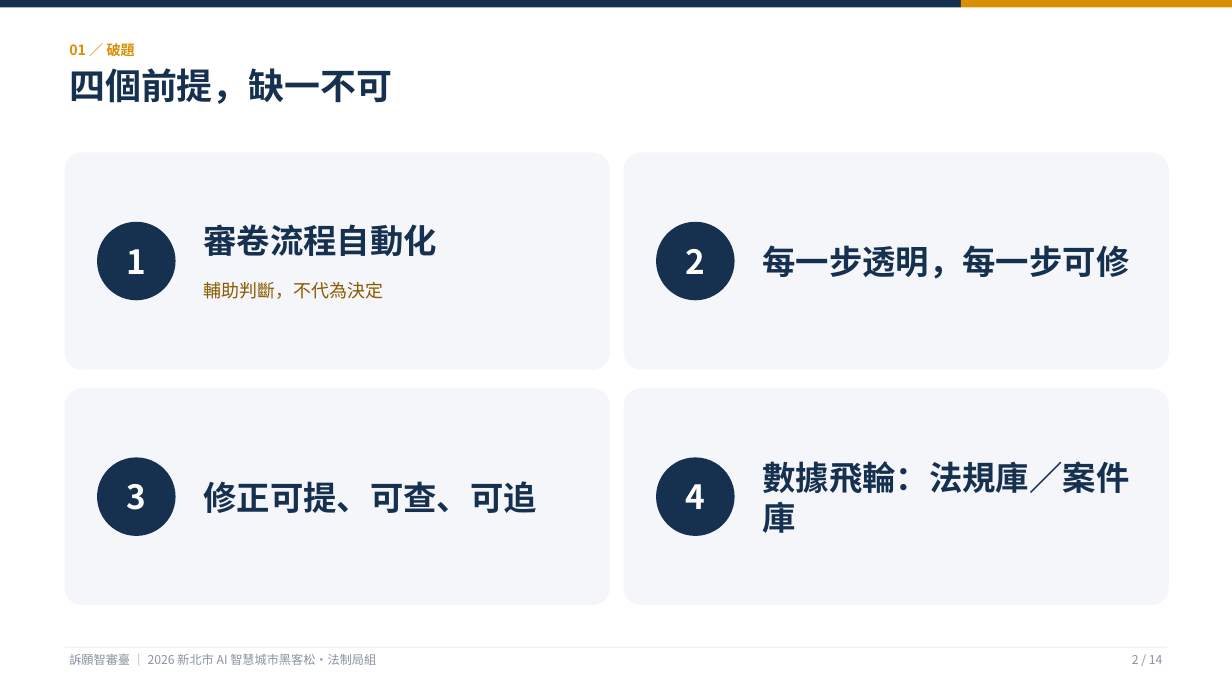
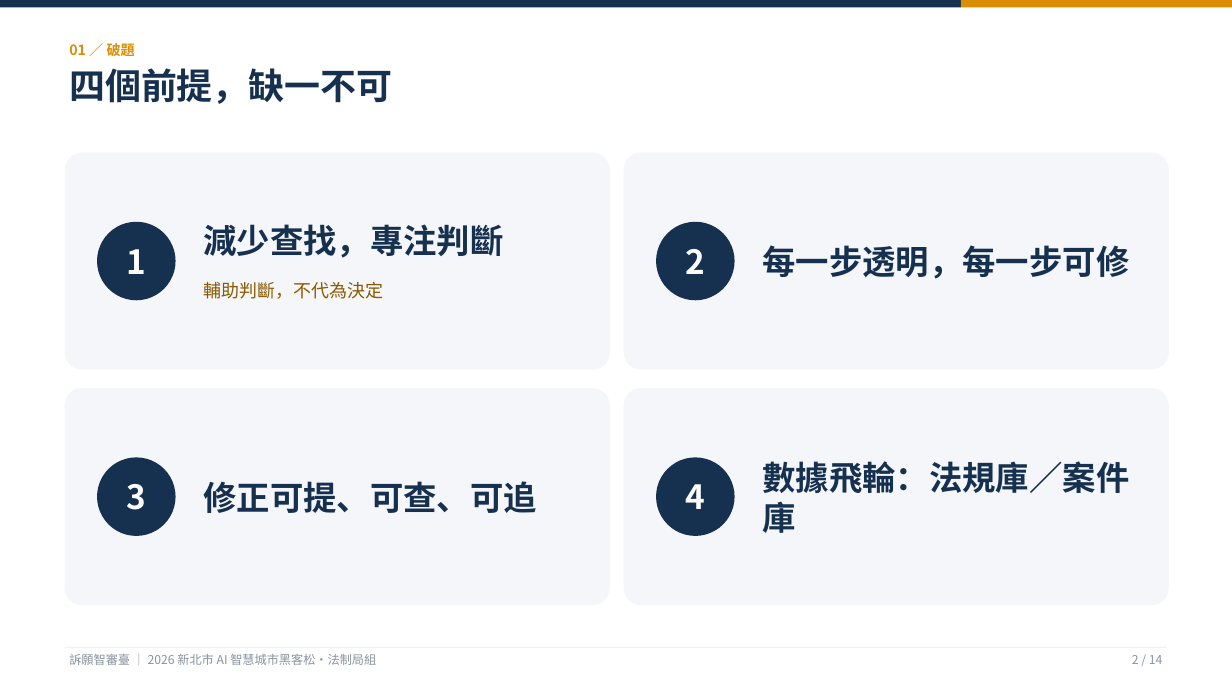
Before and after one commit to KevinMursh/hackathon_wisxxxx, a slide deck: slide 2 of docs/提案/提案簡報-訴願智審臺.pptx. Drawn at 1232x693 pixels with LibreOffice and Linux fonts; fonts in the diff are those of the drawing. Boxes give left, top, right and bottom in pixels: in the first picture for what was removed or moved away, otherwise in the second. Text is boxed around its words. In the diff, an @@ line names an element or a change of style, - is before the commit and + after.

```diff
--- a/docs/提案/提案簡報-訴願智審臺.pptx
+++ b/docs/提案/提案簡報-訴願智審臺.pptx
@@ text at (203, 224, 503, 258): text changed @@
-審卷流程自動化
+減少查找，專注判斷
```
Also in this commit, not shown: 2 other slides changed, 2 other files.
